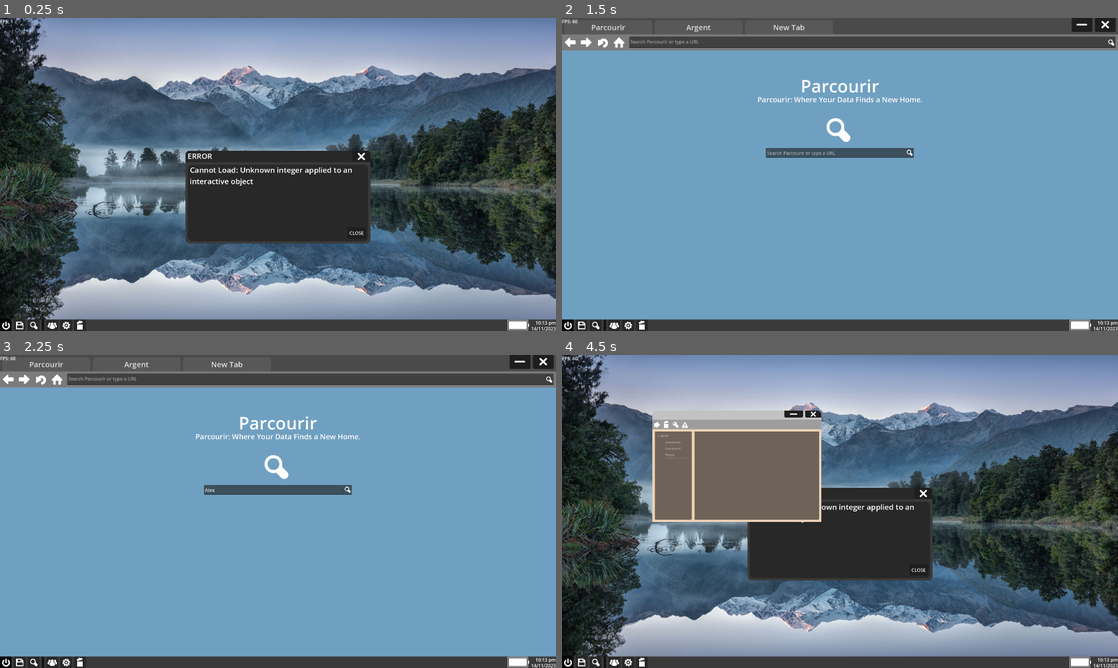
Above: before the commit, frames 1-4 (two rows, left to right).
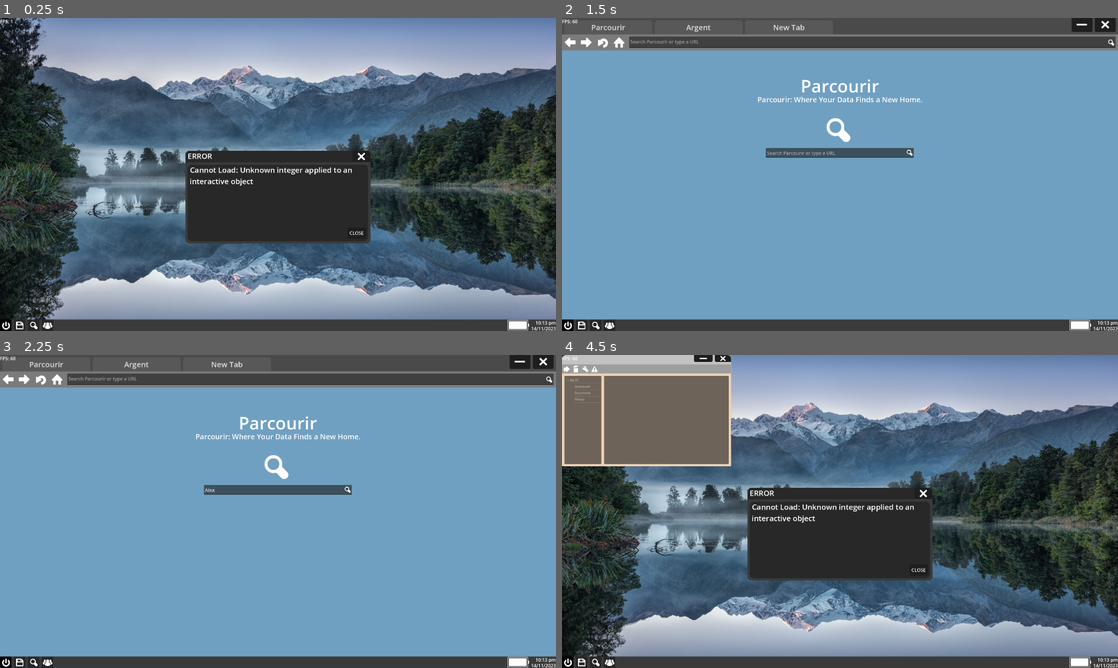
Above: after the commit, the same moments.

Repository: TheSteelCrow/SteelOS
Game: Godot game, scene res://Scenes/main_ui.tscn
Same seed, same stepped clock (60 frames per second), same inputs: the game is played once before the commit and once after it.
Inputs (mouse positions are in pixels of both pictures, inside the frame that each line leads up to):
- Up to frame 1 (0.25 s): no input
- Up to frame 2 (1.5 s): click (628, 324) at 0.52 s; click (595, 324) at 1.25 s
- Up to frame 3 (2.25 s): click (278, 489) at 2.02 s; type "Alex" at 2.1 s
- Up to frame 4 (4.5 s): click (873, 380) at 2.25 s; type "Alex" at 2.33 s; click (1084, 361) at 2.75 s; click "Parcourir" at 3.5 s; click (584, 661) at 4.25 s

The runs differ from the first frame. In frame 1, less than 0.1% of the frame differs, in the area x 7-15%, y 96-100%; in frame 2, less than 0.1%; in frame 3, less than 0.1%; in frame 4, 18%, in the area x 0-95%, y 0-100%.

Commit message:
15 07 24
added email viewer
added inbox lines
converted apps to base and components

Diff:
--- /dev/null
+++ b/Prefabs/inbox_line.tscn
@@ -0,0 +1,74 @@
+[gd_scene load_steps=7 format=3 uid="uid://k7372chl66bd"]
+
+[ext_resource type="Script" path="res://Scripts/InboxLine.gd" id="1_wq3ee"]
+[ext_resource type="Texture2D" uid="uid://wfo7pfqhn7qh" path="res://Images/trashcanOpen.png" id="2_yfaav"]
+[ext_resource type="Texture2D" uid="uid://ch147g7e5krli" path="res://Images/warning.png" id="3_ohssc"]
+[ext_resource type="Texture2D" uid="uid://2y3iiq1i8k8b" path="res://Images/information.png" id="4_3ifiv"]
+[ext_resource type="Texture2D" uid="uid://b3v4745h3u4at" path="res://Images/import.png" id="5_uavq0"]
+
+[sub_resource type="StyleBoxFlat" id="StyleBoxFlat_ljk6n"]
+bg_color = Color(0.605469, 0.6875, 0.738281, 1)
+
+[node name="InboxLine" type="Button"]
+offset_left = 8.0
+offset_top = 8.0
+offset_right = 1848.0
+offset_bottom = 72.0
+script = ExtResource("1_wq3ee")
+
+[node name="RichTextLabel" type="RichTextLabel" parent="."]
+layout_mode = 0
+offset_right = 1840.0
+offset_bottom = 64.0
+mouse_filter = 2
+theme_override_font_sizes/normal_font_size = 41
+theme_override_font_sizes/bold_font_size = 41
+bbcode_enabled = true
+text = "[b] BOSS | URGENT |[/b] Hey where r u, you not responding, do your work, or no job 4 u!"
+scroll_active = false
+autowrap_mode = 0
+
+[node name="ButtonsPanel" type="Panel" parent="."]
+layout_mode = 0
+offset_left = 1584.0
+offset_right = 1840.0
+offset_bottom = 64.0
+theme_override_styles/panel = SubResource("StyleBoxFlat_ljk6n")
+
+[node name="Delete" type="TextureButton" parent="ButtonsPanel"]
+layout_mode = 0
+offset_left = 192.0
+offset_right = 292.0
+offset_bottom = 100.0
+scale = Vector2(0.639963, 0.639963)
+tooltip_text = "Delete"
+texture_normal = ExtResource("2_yfaav")
+
+[node name="Scan" type="TextureButton" parent="ButtonsPanel"]
+layout_mode = 0
+offset_left = 128.0
+offset_right = 228.0
+offset_bottom = 100.0
+scale = Vector2(0.639963, 0.639963)
+tooltip_text = "Scan"
+texture_normal = ExtResource("3_ohssc")
+
+[node name="Info" type="TextureButton" parent="ButtonsPanel"]
+layout_mode = 0
+offset_left = 64.0
+offset_right = 164.0
+offset_bottom = 100.0
+scale = Vector2(0.639963, 0.639963)
+tooltip_text = "Information"
+texture_normal = ExtResource("4_3ifiv")
+
+[node name="MarkAsRead" type="TextureButton" parent="ButtonsPanel"]
+layout_mode = 0
+offset_right = 100.0
+offset_bottom = 100.0
+scale = Vector2(0.639963, 0.639963)
+tooltip_text = "Mark as Read"
+texture_normal = ExtResource("5_uavq0")
+
+[connection signal="mouse_entered" from="." to="." method="_on_mouse_entered"]
+[connection signal="mouse_exited" from="." to="." method="_on_mouse_exited"]
--- a/Scenes/main_ui.tscn
+++ b/Scenes/main_ui.tscn
@@ -25,12 +25,12 @@
 [ext_resource type="Script" path="res://Scripts/Battery.gd" id="14_q5ee8"]
 [ext_resource type="Script" path="res://Scripts/Mail.gd" id="15_kssng"]
 [ext_resource type="Script" path="res://Scripts/AppBase.gd" id="16_16jal"]
-[ext_resource type="Script" path="res://Scripts/InboxLine.gd" id="17_xwtx2"]
-[ext_resource type="Texture2D" uid="uid://2y3iiq1i8k8b" path="res://Images/information.png" id="19_xiujk"]
-[ext_resource type="Texture2D" uid="uid://b3v4745h3u4at" path="res://Images/import.png" id="20_7s6lc"]
 [ext_resource type="Texture2D" uid="uid://m17vmv0sxy43" path="res://Images/massiveMultiplayer.png" id="20_nven0"]
 [ext_resource type="Script" path="res://Scripts/FPS.gd" id="25_ejut0"]
 [ext_resource type="Script" path="res://Scripts/CustomCommandLine.gd" id="30_l4ac3"]
+
+[sub_resource type="StyleBoxFlat" id="StyleBoxFlat_aggrj"]
+bg_color = Color(0, 0, 0, 0)
 
 [sub_resource type="StyleBoxFlat" id="StyleBoxFlat_3cq8d"]
 bg_color = Color(0.321569, 0.321569, 0.321569, 1)
@@ -96,11 +96,38 @@
 [sub_resource type="StyleBoxFlat" id="StyleBoxFlat_4eh1n"]
 bg_color = Color(0.152344, 0.214844, 0.300781, 1)
 
-[sub_resource type="StyleBoxFlat" id="StyleBoxFlat_222l5"]
-bg_color = Color(0.611765, 0.694118, 0.745098, 1)
-
-[sub_resource type="StyleBoxFlat" id="StyleBoxFlat_ljk6n"]
-bg_color = Color(0.605469, 0.6875, 0.738281, 1)
+[sub_resource type="StyleBoxFlat" id="StyleBoxFlat_np6of"]
+bg_color = Color(0.117647, 0.172549, 0.247059, 1)
+
+[sub_resource type="StyleBoxFlat" id="StyleBoxFlat_4m7rj"]
+bg_color = Color(0.0941176, 0.160784, 0.337255, 1)
+
+[sub_resource type="StyleBoxFlat" id="StyleBoxFlat_uu7af"]
+bg_color = Color(0.117647, 0.117647, 0.117647, 1)
+corner_radius_top_left = 5
+corner_radius_top_right = 5
+corner_radius_bottom_right = 5
+corner_radius_bottom_left = 5
+
+[sub_resource type="StyleBoxFlat" id="StyleBoxFlat_u307s"]
+bg_color = Color(0.278431, 0.411765, 0.701961, 1)
+corner_radius_top_left = 5
+corner_radius_top_right = 5
+corner_radius_bottom_right = 5
+corner_radius_bottom_left = 5
+
+[sub_resource type="StyleBoxFlat" id="StyleBoxFlat_3beqs"]
+bg_color = Color(0.14902, 0.243137, 0.447059, 1)
+corner_radius_top_left = 5
+corner_radius_top_right = 5
+corner_radius_bottom_right = 5
+corner_radius_bottom_left = 5
+
+[sub_resource type="StyleBoxFlat" id="StyleBoxFlat_pd5a5"]
+corner_radius_top_left = 5
+corner_radius_top_right = 5
+corner_radius_bottom_right = 5
+corner_radius_bottom_left = 5
 
 [sub_resource type="StyleBoxFlat" id="StyleBoxFlat_7y176"]
 bg_color = Color(0.933333, 0.823529, 0.713726, 1)
@@ -204,6 +231,12 @@
 scale = Vector2(0.59998, 0.600012)
 texture = ExtResource("2_n6ini")
 
+[node name="DesktopShortcuts" type="Panel" parent="."]
+layout_mode = 0
+offset_right = 1920.0
+offset_bottom = 1040.0
+theme_override_styles/panel = SubResource("StyleBoxFlat_aggrj")
+
 [node name="Menu" type="Panel" parent="."]
 layout_mode = 0
 offset_top = 888.0
@@ -258,6 +291,7 @@
 texture = ExtResource("6_lpvn1")
 
 [node name="SearchEngine" type="Panel" parent="."]
+visible = false
 layout_mode = 0
 offset_right = 1920.0
 offset_bottom = 1040.0
@@ -266,6 +300,9 @@
 
 [node name="AppVisualTransitionComponent" type="Node" parent="SearchEngine"]
 script = ExtResource("8_iymbk")
+
+[node name="AppBaseComponent" type="Node" parent="SearchEngine"]
+script = ExtResource("16_16jal")
 
 [node name="UserSearchInput" type="TextEdit" parent="SearchEngine"]
 layout_mode = 0
@@ -526,70 +563,65 @@
 offset_bottom = 1008.0
 theme_override_styles/panel = SubResource("StyleBoxFlat_4eh1n")
 
-[node name="InboxLine" type="Button" parent="Mail/Inbox"]
-layout_mode = 0
-offset_left = 8.0
+[node name="EmailViewer" type="Panel" parent="Mail"]
+visible = false
+layout_mode = 0
+offset_left = 32.0
+offset_top = 88.0
+offset_right = 1888.0
+offset_bottom = 1008.0
+theme_override_styles/panel = SubResource("StyleBoxFlat_np6of")
+
+[node name="Content" type="RichTextLabel" parent="Mail/EmailViewer"]
+layout_mode = 0
+offset_left = 8.0
+offset_top = 144.0
+offset_right = 1848.0
+offset_bottom = 896.0
+theme_override_font_sizes/normal_font_size = 30
+text = "CONTENT"
+
+[node name="TopBar" type="Panel" parent="Mail/EmailViewer"]
+layout_mode = 0
+offset_right = 1856.0
+offset_bottom = 136.0
+theme_override_styles/panel = SubResource("StyleBoxFlat_4m7rj")
+
+[node name="SubjectLine" type="RichTextLabel" parent="Mail/EmailViewer/TopBar"]
+layout_mode = 0
+offset_left = 8.0
+offset_top = 4.0
+offset_right = 1848.0
+offset_bottom = 80.0
+theme_override_font_sizes/normal_font_size = 60
+text = "SUBJECT"
+scroll_active = false
+autowrap_mode = 0
+
+[node name="SenderLine" type="RichTextLabel" parent="Mail/EmailViewer/TopBar"]
+layout_mode = 0
+offset_left = 8.0
+offset_top = 88.0
+offset_right = 1848.0
+offset_bottom = 128.0
+theme_override_font_sizes/normal_font_size = 30
+text = "From SENDER"
+scroll_active = false
+
+[node name="CloseButton" type="Button" parent="Mail/EmailViewer/TopBar"]
+layout_mode = 0
+offset_left = 1568.0
 offset_top = 8.0
 offset_right = 1848.0
-offset_bottom = 72.0
-theme_override_styles/normal = SubResource("StyleBoxFlat_222l5")
-theme_override_styles/hover = SubResource("StyleBoxFlat_222l5")
-theme_override_styles/pressed = SubResource("StyleBoxFlat_222l5")
-theme_override_styles/focus = SubResource("StyleBoxFlat_222l5")
-script = ExtResource("17_xwtx2")
-
-[node name="RichTextLabel" type="RichTextLabel" parent="Mail/Inbox/InboxLine"]
-layout_mode = 0
-offset_right = 1840.0
-offset_bottom = 64.0
-mouse_filter = 2
-theme_override_font_sizes/normal_font_size = 41
-theme_override_font_sizes/bold_font_size = 41
-bbcode_enabled = true
-text = "[b] BOSS | URGENT |[/b] Hey where r u, you not responding, do your work, or no job 4 u!"
-autowrap_mode = 0
-
-[node name="ButtonsPanel" type="Panel" parent="Mail/Inbox/InboxLine"]
-layout_mode = 0
-offset_left = 1584.0
-offset_right = 1840.0
-offset_bottom = 64.0
-theme_override_styles/panel = SubResource("StyleBoxFlat_ljk6n")
-
-[node name="Delete" type="TextureButton" parent="Mail/Inbox/InboxLine/ButtonsPanel"]
-layout_mode = 0
-offset_left = 192.0
-offset_right = 292.0
-offset_bottom = 100.0
-scale = Vector2(0.639963, 0.639963)
-tooltip_text = "Delete"
-texture_normal = ExtResource("6_tu0vt")
-
-[node name="Scan" type="TextureButton" parent="Mail/Inbox/InboxLine/ButtonsPanel"]
-layout_mode = 0
-offset_left = 128.0
-offset_right = 228.0
-offset_bottom = 100.0
-scale = Vector2(0.639963, 0.639963)
-tooltip_text = "Scan"
-texture_normal = ExtResource("13_rxkv3")
-
-[node name="Info" type="TextureButton" parent="Mail/Inbox/InboxLine/ButtonsPanel"]
-layout_mode = 0
-offset_left = 64.0
-offset_right = 164.0
-offset_bottom = 100.0
-scale = Vector2(0.639963, 0.639963)
-tooltip_text = "Information"
-texture_normal = ExtResource("19_xiujk")
-
-[node name="MarkAsRead" type="TextureButton" parent="Mail/Inbox/InboxLine/ButtonsPanel"]
-layout_mode = 0
-offset_right = 100.0
-offset_bottom = 100.0
-scale = Vector2(0.639963, 0.639963)
-tooltip_text = "Mark as Read"
-texture_normal = ExtResource("20_7s6lc")
+offset_bottom = 68.0
+focus_mode = 0
+theme_override_colors/font_color = Color(1, 1, 1, 1)
+theme_override_font_sizes/font_size = 40
+theme_override_styles/normal = SubResource("StyleBoxFlat_uu7af")
+theme_override_styles/hover = SubResource("StyleBoxFlat_u307s")
+theme_override_styles/pressed = SubResource("StyleBoxFlat_3beqs")
+theme_override_styles/disabled = SubResource("StyleBoxFlat_pd5a5")
+text = "CLOSE"
 
 [node name="FileExplorer" type="Panel" parent="."]
 visible = false
@@ -600,6 +632,12 @@
 offset_bottom = 576.0
 theme_override_styles/panel = SubResource("StyleBoxFlat_7y176")
 script = ExtResource("11_m1ils")
+
+[node name="AppVisualTransitionComponent" type="Node" parent="FileExplorer"]
+script = ExtResource("8_iymbk")
+
+[node name="AppBaseComponent" type="Node" parent="FileExplorer"]
+script = ExtResource("16_16jal")
 
 [node name="Folders" type="Tree" parent="FileExplorer"]
 layout_mode = 0
@@ -622,13 +660,13 @@
 hide_root = true
 scroll_horizontal_enabled = false
 
-[node name="WindowDragBar" type="Panel" parent="FileExplorer"]
+[node name="TopPanel" type="Panel" parent="FileExplorer"]
 layout_mode = 0
 offset_right = 584.0
 offset_bottom = 32.0
 theme_override_styles/panel = SubResource("StyleBoxFlat_7rnaq")
 
-[node name="CloseButton" type="Button" parent="FileExplorer/WindowDragBar"]
+[node name="CloseButton" type="Button" parent="FileExplorer/TopPanel"]
 layout_mode = 0
 offset_left = 528.0
 offset_right = 584.0
@@ -640,7 +678,7 @@
 theme_override_styles/pressed = SubResource("StyleBoxFlat_dmhp1")
 theme_override_styles/disabled = SubResource("StyleBoxFlat_8lwji")
 
-[node name="TextureRect" type="TextureRect" parent="FileExplorer/WindowDragBar/CloseButton"]
+[node name="TextureRect" type="TextureRect" parent="FileExplorer/TopPanel/CloseButton"]
 layout_mode = 0
 offset_left = 11.0
 offset_top = -4.0
@@ -649,7 +687,7 @@
 scale = Vector2(0.5, 0.5)
 texture = ExtResource("9_hey6d")
 
-[node name="MinimiseButton" type="Button" parent="FileExplorer/WindowDragBar"]
+[node name="MinimiseButton" type="Button" parent="FileExplorer/TopPanel"]
 layout_mode = 0
 offset_left = 456.0
 offset_right = 520.0
@@ -661,7 +699,7 @@
 theme_override_styles/pressed = SubResource("StyleBoxFlat_cki1x")
 theme_override_styles/disabled = SubResource("StyleBoxFlat_k1xru")
 
-[node name="TextureRect" type="TextureRect" parent="FileExplorer/WindowDragBar/MinimiseButton"]
+[node name="TextureRect" type="TextureRect" parent="FileExplorer/TopPanel/MinimiseButton"]
 layout_mode = 0
 offset_left = 15.0
 offset_top = -4.0
@@ -794,6 +832,7 @@
 texture_normal = ExtResource("3_ardfw")
 
 [node name="SettingsBackdrop" type="ColorRect" parent="Taskbar"]
+visible = false
 layout_mode = 0
 offset_left = 208.0
 offset_right = 248.0
@@ -828,6 +867,7 @@
 texture_normal = ExtResource("5_facrs")
 
 [node name="TrashBackdrop" type="ColorRect" parent="Taskbar"]
+visible = false
 layout_mode = 0
 offset_left = 256.0
 offset_right = 296.0
@@ -846,8 +886,8 @@
 
 [node name="MailBackdrop" type="ColorRect" parent="Taskbar"]
 layout_mode = 0
-offset_left = 160.0
-offset_right = 200.0
+offset_left = 144.0
+offset_right = 184.0
 offset_bottom = 40.0
 tooltip_text = "Email"
 color = Color(0.152941, 0.152941, 0.152941, 1)
@@ -877,13 +917,6 @@
 scale = Vector2(0.401586, 0.401254)
 tooltip_text = "File Explorer"
 texture_normal = ExtResource("7_18scl")
-
-[node name="Divider" type="ColorRect" parent="Taskbar"]
-layout_mode = 0
-offset_left = 144.0
-offset_right = 152.0
-offset_bottom = 40.0
-color = Color(0.0745098, 0.0745098, 0.0745098, 1)
 
 [node name="ErrorSpawner" type="Timer" parent="."]
 wait_time = 5.0
@@ -979,19 +1012,14 @@
 
 [connection signal="button_up" from="Menu/ShutDown" to="." method="_on_shut_down_button_up"]
 [connection signal="button_up" from="SearchEngine/SearchButtonOnBar" to="SearchEngine" method="_on_search_button_on_bar_button_up"]
-[connection signal="button_up" from="SearchEngine/TopPanel/CloseButton" to="SearchEngine" method="_on_close_button_button_up"]
-[connection signal="button_up" from="SearchEngine/TopPanel/MinimiseButton" to="SearchEngine" method="_on_minimise_button_button_up"]
 [connection signal="button_up" from="SearchEngine/LineTwo/SearchButtonOnBar2" to="SearchEngine" method="_on_search_button_on_bar_button_up"]
 [connection signal="button_up" from="Mail/TopPanel/CloseButton" to="SearchEngine" method="_on_close_button_button_up"]
 [connection signal="button_up" from="Mail/TopPanel/MinimiseButton" to="SearchEngine" method="_on_minimise_button_button_up"]
-[connection signal="mouse_entered" from="Mail/Inbox/InboxLine" to="Mail/Inbox/InboxLine" method="_on_mouse_entered"]
-[connection signal="mouse_exited" from="Mail/Inbox/InboxLine" to="Mail/Inbox/InboxLine" method="_on_mouse_exited"]
+[connection signal="button_up" from="Mail/EmailViewer/TopBar/CloseButton" to="Mail" method="_on_close_button_button_up"]
 [connection signal="cell_selected" from="FileExplorer/Folders" to="FileExplorer" method="_on_folders_cell_selected"]
-[connection signal="mouse_entered" from="FileExplorer/WindowDragBar" to="FileExplorer" method="_on_window_drag_bar_mouse_entered"]
-[connection signal="mouse_exited" from="FileExplorer/WindowDragBar" to="FileExplorer" method="_on_window_drag_bar_mouse_exited"]
-[connection signal="button_up" from="FileExplorer/WindowDragBar/CloseButton" to="SearchEngine" method="_on_close_button_button_up"]
-[connection signal="button_up" from="FileExplorer/WindowDragBar/MinimiseButton" to="SearchEngine" method="_on_minimise_button_button_up"]
+[connection signal="mouse_entered" from="FileExplorer/TopPanel" to="FileExplorer" method="_on_window_drag_bar_mouse_entered"]
+[connection signal="mouse_exited" from="FileExplorer/TopPanel" to="FileExplorer" method="_on_window_drag_bar_mouse_exited"]
+[connection signal="button_up" from="FileExplorer/TopPanel/CloseButton" to="SearchEngine" method="_on_close_button_button_up"]
+[connection signal="button_up" from="FileExplorer/TopPanel/MinimiseButton" to="SearchEngine" method="_on_minimise_button_button_up"]
 [connection signal="button_up" from="Taskbar/Power/MenuButton" to="Taskbar" method="_on_menu_button_button_up"]
-[connection signal="button_up" from="Taskbar/SearchEngineBackdrop/SearchEngineButton" to="SearchEngine" method="_on_search_engine_button_button_up"]
-[connection signal="button_up" from="Taskbar/FileExplorerBackdrop/FileExplorerButton" to="FileExplorer" method="_on_file_explorer_button_button_up"]
 [connection signal="timeout" from="ErrorSpawner" to="." method="_on_error_spawner_timeout"]
--- a/Scripts/AppBase.gd
+++ b/Scripts/AppBase.gd
@@ -10,6 +10,8 @@
 var App
 
 var AppVisualTransition
+
+var AppPreviousPosition
 
 # Called when the node enters the scene tree for the first time.
 func _ready():
@@ -29,8 +31,12 @@
 	)
 
 	MinimiseButton.button_up.connect(func():
+		AppPreviousPosition = App.position
 		AppVisible = false
-		AppVisualTransition.Minimise()
+		if(App.IsFullscreen == false):
+			AppVisualTransition.Minimise(AppPreviousPosition)
+		else:
+			AppVisualTransition.Minimise(null)
 	)
 
 	AppButton.button_up.connect(func():
@@ -39,13 +45,22 @@
 			App.move_to_front()
 
 			if(AppRunning):
-				AppVisualTransition.Maximise()
+				if(App.IsFullscreen == false):
+					AppVisualTransition.Maximise(AppPreviousPosition)
+				else:
+					AppVisualTransition.Maximise(null)
 			elif(not AppRunning):
+				App.Reset()
 				AppRunning = true
 				App.position = Vector2(0,0)
 				App.scale = Vector2(1,1)
 				App.show()
 		elif(AppVisible):
+			AppPreviousPosition = App.position
 			AppVisible = false
-			AppVisualTransition.Minimise()
+
+			if(App.IsFullscreen == false):
+				AppVisualTransition.Minimise(AppPreviousPosition)
+			else:
+				AppVisualTransition.Minimise(null)
 	)
--- a/Scripts/AppVisualTransition.gd
+++ b/Scripts/AppVisualTransition.gd
@@ -7,18 +7,27 @@
 	Target = get_parent()
 	print("App Visual Transition component for " + Target.name + " functioning.")
 
-func Minimise():
+func Minimise(StartingPositon):
+
+	if(StartingPositon != null):
+		Target.position = StartingPositon
+	else:
+		Target.position = Vector2(0,0)
+
 	Target.scale = Vector2(1,1)
-	Target.position = Vector2(0,0)
 	var tween = create_tween()
 	tween.set_parallel(true)
 	tween.tween_property(Target, "scale", Vector2(0,0), 0.1)
 	tween.tween_property(Target, "position", Vector2(ScreenSize.x/2, ScreenSize.y/2), 0.1)
 
-func Maximise():
+func Maximise(EndingPosition):
+	Target.position = Vector2(ScreenSize.x/2, ScreenSize.y/2)
 	Target.scale = Vector2(0,0)
-	Target.position = Vector2(ScreenSize.x/2, ScreenSize.y/2)
 	var tween = create_tween()
 	tween.set_parallel(true)
 	tween.tween_property(Target, "scale", Vector2(1,1), 0.1)
-	tween.tween_property(Target, "position", Vector2(0,0), 0.1)
+
+	if(EndingPosition != null):
+		tween.tween_property(Target, "position", EndingPosition, 0.1)
+	else:
+		tween.tween_property(Target, "position", Vector2(0,0), 0.1)
--- a/Scripts/Battery.gd
+++ b/Scripts/Battery.gd
@@ -19,4 +19,5 @@
 
 # Called every frame. 'delta' is the elapsed time since the previous frame.
 func _process(delta):
+	PowerPercentage -= 0.01
 	UpdatePercentage() # move out of process eventually
--- a/Scripts/FileExplorer.gd
+++ b/Scripts/FileExplorer.gd
@@ -13,12 +13,17 @@
 var FilesTree
 var OpenedFolder = "None"
 
+var IsFullscreen = false
+
 var Data = {
 	#"Folder" : [["File Name", "FileSize"], ["File Name 2", "FileSize2"]]
 	"Downloads" : [["car.txt", 0], ["bike.txt", 0], ["train.txt", 0]],
 	"Documents" : [["work.txt", 0], ["hardwork.txt", 0], ["easy.txt", 0]],
 	"Photos" : [["cat.gif", 0], ["dog.png", 0], ["fish.jpg", 0]]
 }
+
+func Reset():
+	pass
 
 # Called when the node enters the scene tree for the first time.
 func _ready():
@@ -72,14 +77,6 @@
 func _on_window_drag_bar_mouse_exited():
 	MouseInZone = false
 
-func _on_file_explorer_button_button_up():
-	print("File Explorer Button Pressed")
-	if(visible):
-		hide()
-	else:
-		show()
-		move_to_front()
-
 func OpenFolder(FolderToOpen):
 	FilesTree.clear()
 	FileRoot = FilesTree.create_item()
--- a/Scripts/InboxLine.gd
+++ b/Scripts/InboxLine.gd
@@ -12,15 +12,37 @@
 
 var Buttons
 
+var Code = "None"
 var Subject = "No Subject"
-var Status = "None"
 var Content = "None"
 var Sender = "Unknown"
 
+var Mail
+
 func _ready():
+	Mail = get_parent().get_parent()
+
 	Text.text = "[b] %s | %s |[/b] %s" % [Sender, Subject, Content]
 
 	Buttons = ButtonsPanel.get_children()
+
+	var new_style = StyleBoxFlat.new()
+	new_style.bg_color = Color("9cb1be")
+	add_theme_stylebox_override("normal", new_style)
+	add_theme_stylebox_override("hover", new_style)
+	add_theme_stylebox_override("pressed", new_style)
+	add_theme_stylebox_override("focus", new_style)
+	ButtonsPanel.add_theme_stylebox_override("panel", new_style)
+
+	if(Mail.LoadedEmails[Code][3] == true):
+		new_style.bg_color = Color("495b65")
+
+	button_up.connect(func():
+		Mail.OpenEmail(Code)
+		new_style.bg_color = Color("495b65")
+		ShouldShowButtons = false
+		Mail.LoadedEmails[Code][3] = true
+	)
 
 	for ButtonNode in Buttons:
 		ButtonNode.mouse_entered.connect(func():
--- a/Scripts/Mail.gd
+++ b/Scripts/Mail.gd
@@ -3,19 +3,74 @@
 var POSITION_FROM_WALL = 8
 
 var AppName = "Mail"
+var InboxLinePrefab
 
 @onready var Inbox = $Inbox
+@onready var EmailViewer = $EmailViewer
+
+var IsFullscreen = true
+
+#	1 : ["Subject", "Content", "Sender", HasBeenRead],
+var LoadedEmails = {
+
+	1 : [
+	"Welcome",
+	"Welcome to the game! The game is in the early stages of development. Remember to read your emails, good luck!",
+	"CrowOS",
+	false
+	],
+
+	2 : [
+	"Congratulations!",
+	"We just fired the other employees so your workload is gonna increase! But good news, you have been promoted! You are now one of my Elite™ Employees! Anyway get back to work! Now!\nPS: I'll be sending you tasks to do.",
+	"Boss",
+	false
+	],
+
+	3 : [
+	"Task #1",
+	"Your first task is simple, even a simple flat brained monkey like yourself can do it!",
+	"Boss",
+	false
+	]
+
+}
 
 func Reset():
 	print("Reseting " + AppName)
+	for InboxLine in Inbox.get_children():
+		Inbox.remove_child(InboxLine)
+		InboxLine.queue_free()
 
-# Called when the node enters the scene tree for the first time.
-func _ready():
+	CreateInboxLines()
+
+func CreateInboxLines():
+	for Email in LoadedEmails:
+		var NewInboxLine = InboxLinePrefab.instantiate()
+		NewInboxLine.Code = Email
+		NewInboxLine.Subject = LoadedEmails[Email][0]
+		NewInboxLine.Content = LoadedEmails[Email][1]
+		NewInboxLine.Sender = LoadedEmails[Email][2]
+		Inbox.add_child(NewInboxLine)
+
 	AlignInboxLines()
 
+func OpenEmail(Code):
+	EmailViewer.get_node("Content").text = LoadedEmails[Code][1]
+	EmailViewer.get_node("TopBar").get_node("SubjectLine").text = LoadedEmails[Code][0]
+	EmailViewer.get_node("TopBar").get_node("SenderLine").text = LoadedEmails[Code][2]
+	EmailViewer.show()
+	Inbox.hide()
+
+func _on_close_button_button_up():
+	EmailViewer.hide()
+	Inbox.show()
+
+func _ready():
+	InboxLinePrefab = preload("res://Prefabs/inbox_line.tscn")
+
 func AlignInboxLines():
-	var InboxLines = Inbox.get_children()
-	InboxLines.reverse()
-
-	for i in range(InboxLines.size()):
-		InboxLines[i].position = (Vector2(8, 8 + 72*i))
+	var LoadedInboxLines = Inbox.get_children()
+	LoadedInboxLines.reverse()
+	for i in range(LoadedInboxLines.size()):
+		LoadedInboxLines[i].position = (Vector2(8, 8 + 72*i))
--- a/Scripts/SearchEngine.gd
+++ b/Scripts/SearchEngine.gd
@@ -7,6 +7,8 @@
 var AppVisible = false
 
 var AppVisualTransition
+
+var IsFullscreen = false
 
 var Mottos = [
 	"Parcourir: Where Your Data Finds a New Home.",
@@ -21,6 +23,9 @@
 	"Parcourir: Your Window to the Web, Our Door to Your Data."
 ]
 
+func Reset():
+	ResetSearchBrowserText()
+
 var Websites = ["OurChube", "TotallyNotScam", "Microsoft"]
 
 # Called when the node enters the scene tree for the first time.
@@ -31,34 +36,6 @@
 
 func ResetSearchBrowserText():
 	get_node("Motto").text = "[center]" + Mottos[randf_range(0, Mottos.size())] + "[/center]"
-
-func _on_search_engine_button_button_up():
-	if(not AppVisible):
-		AppVisible = true
-		#get_parent().HideAll()
-
-		move_to_front()
-		ResetSearchBrowserText()
-
-		if(AppRunning):
-			AppVisualTransition.Maximise()
-		elif(not AppRunning):
-			AppRunning = true
-			position = Vector2(0,0)
-			scale = Vector2(1,1)
-			show()
-	elif(AppVisible):
-		AppVisible = false
-		AppVisualTransition.Minimise()
-
-func _on_close_button_button_up():
-	AppRunning = false
-	AppVisible = false
-	hide()
-
-func _on_minimise_button_button_up():
-	AppVisible = false
-	AppVisualTransition.Minimise()
 
 func OpenWebsite(WebsiteToOpen):
 	if(WebsiteToOpen in Websites):
Not shown: 1 places in Scenes/main_ui.tscn that only renumber resources
